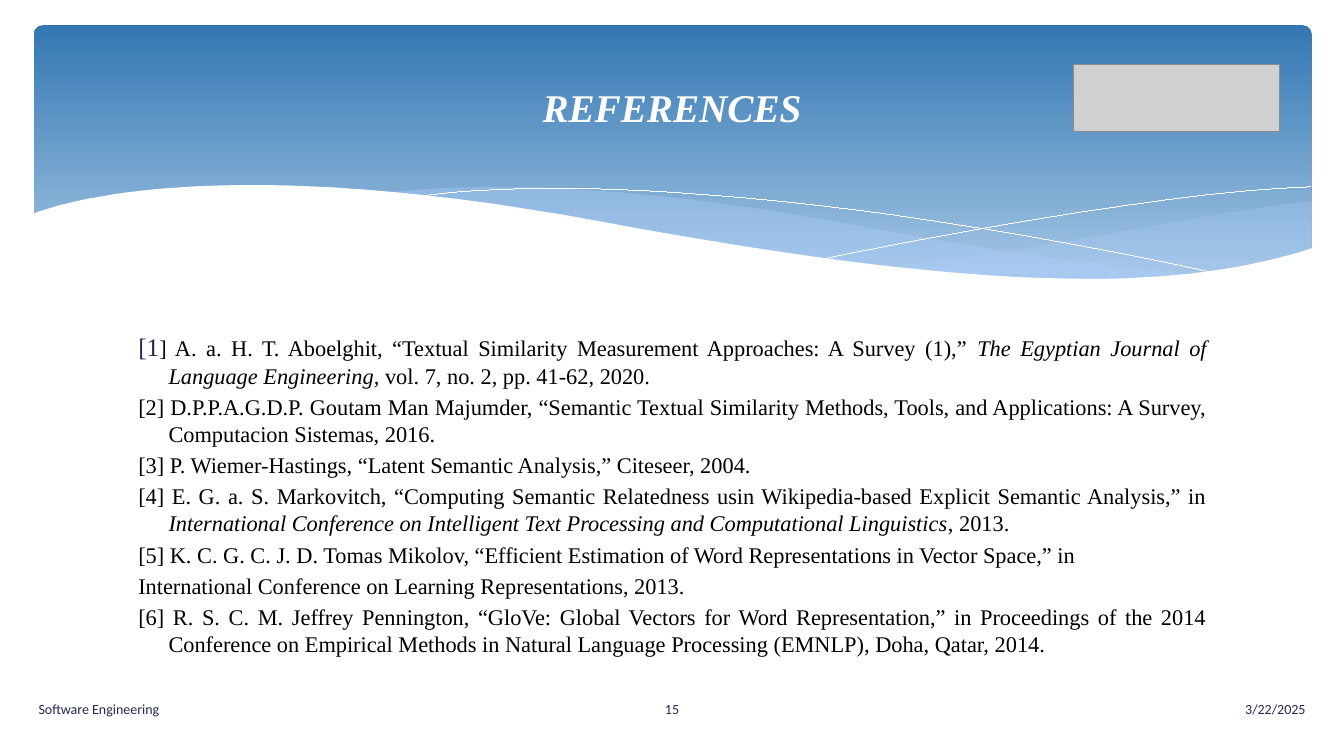
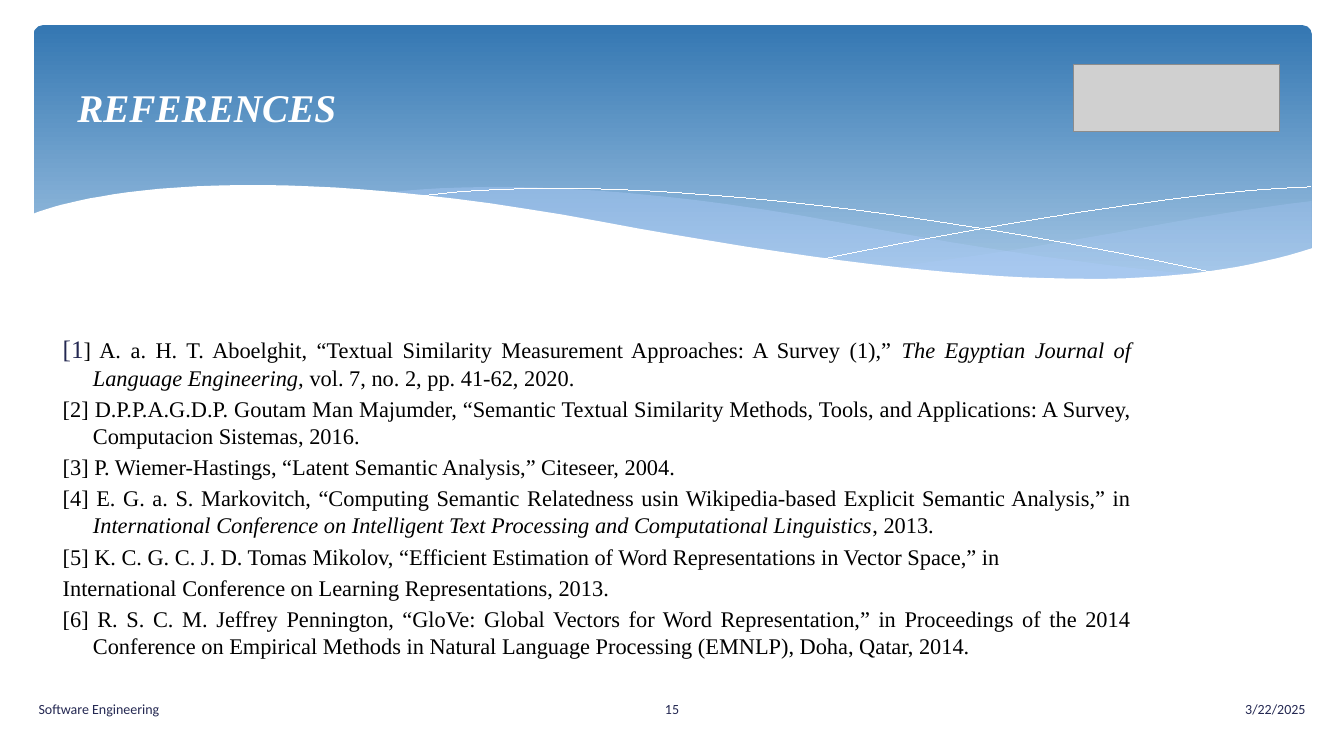
Before and after one commit to senthilmasters2024/Tech_Tweakers, a slide deck: slide 15 of SemanticAnalysisTextualData/SemanticAnalysisTextualData/Documentation/SemanticAnalysisTextualData.pptx. Drawn at 1344x756 pixels with LibreOffice and Linux fonts; fonts in the diff are those of the drawing; grey boxes stand for pictures. Boxes give left, top, right and bottom in pixels: in the first picture for what was removed or moved away, otherwise in the second. Text is boxed around its words. In the diff, an @@ line names an element or a change of style, - is before the commit and + after.

```diff
--- a/SemanticAnalysisTextualData/SemanticAnalysisTextualData/Documentation/SemanticAnalysisTextualData.pptx
+++ b/SemanticAnalysisTextualData/SemanticAnalysisTextualData/Documentation/SemanticAnalysisTextualData.pptx
@@ title "REFERENCES" at <box>77,96,336,123</box>: alignment centre to left @@
@@ text "[1] A. a. H. T. ...": place and size @@
-text "[1] A. a. H. T. ..." at <box>138,338,1206,657</box>
+text "[1] A. a. H. T. ..." at <box>63,340,1131,659</box>
```
Also in this commit, not shown: 13 other slides changed, 3 other files.
